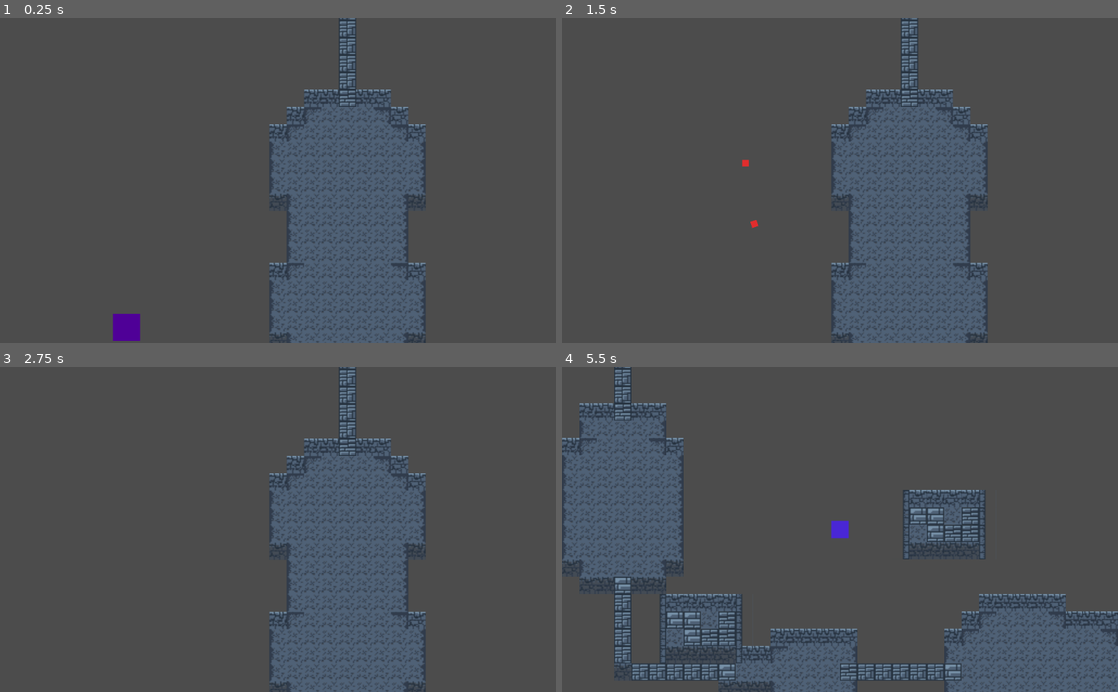
Above: before the commit, frames 1-4 (two rows, left to right).
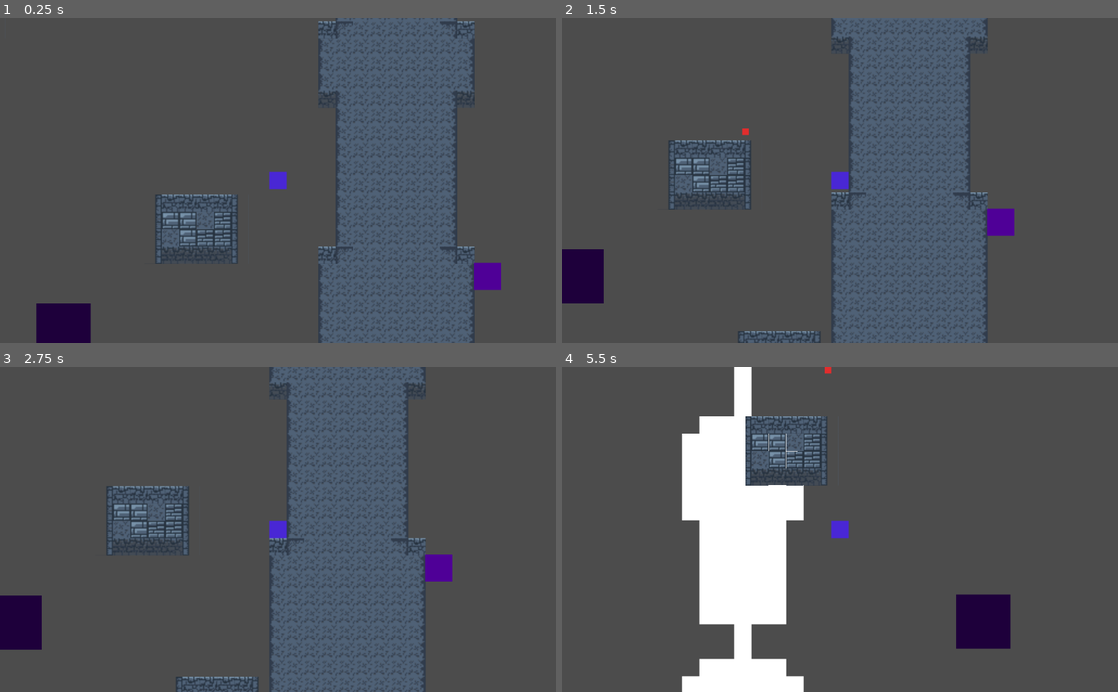
Above: after the commit, the same moments.

Repository: navett52/GMTK2020JamEntry
Game: Godot game, scene res://Main.tscn
Same seed, same stepped clock (60 frames per second), same inputs: the game is played once before the commit and once after it. The engine's default icon, where the game draws it, is replaced by a stand-in: a white triangle on a blue panel in a dark square. Sound files missing from this copy of the repository are replaced by a short silence.
Inputs (mouse positions are in pixels of both pictures, inside the frame that each line leads up to):
- Up to frame 1 (0.25 s): no input
- Up to frame 2 (1.5 s): move the mouse to (962, 164) at 0.52 s; hold D (move_right) 0.53-1.28 s; right-click (962, 164) at 0.6 s; move the mouse to (728, 196) at 1.27 s; hold S (move_down) from 1.28 s (still down); click (728, 196) at 1.35 s
- Up to frame 3 (2.75 s): move the mouse to (333, 458) at 2.02 s; release S (move_down) at 2.03 s; hold D (move_right) from 2.03 s (still down); right-click (333, 458) at 2.1 s
- Up to frame 4 (5.5 s): tap Enter at 2.75 s; move the mouse to (812, 594) at 2.77 s; release D (move_right) at 2.78 s; hold W (move_up) 2.78-3.53 s; click (812, 594) at 2.85 s; move the mouse to (1006, 578) at 3.52 s; hold A (move_left) 3.53-5.03 s; right-click (1006, 578) at 3.6 s; tap ` (reload_room) at 4.15 s; move the mouse to (673, 480) at 4.27 s; click (673, 480) at 4.35 s; move the mouse to (867, 529) at 5.02 s; hold S (move_down) from 5.03 s (still down); right-click (867, 529) at 5.1 s

The runs differ from the first frame. In frame 1, 22% of the frame differs, in the area x 6-91%, y 0-100%; in frame 2, 13%; in frame 3, 14%; in frame 4, 38%, in the area x 0-100%, y 0-100%.

Commit message:
Finishing up gun stuff.

Diff:
--- a/Hero/Ammo/IceRifleSound.gd
+++ b/Hero/Ammo/IceRifleSound.gd
@@ -10,7 +10,7 @@
 
 # Called when the node enters the scene tree for the first time.
 func _ready():
-	randomize()
+	rand.randomize()
 	if (randf() < 0.5):
 		stream = sound1
 	else:
--- a/Hero/Ammo/ShotgunNoise.gd
+++ b/Hero/Ammo/ShotgunNoise.gd
@@ -10,7 +10,7 @@
 
 # Called when the node enters the scene tree for the first time.
 func _ready():
-	randomize()
+	rand.randomize()
 	if (randf() < 0.5):
 		stream = sound1
 	else:
--- a/Hero/Ammo/WaterPistolNoise.gd
+++ b/Hero/Ammo/WaterPistolNoise.gd
@@ -10,7 +10,7 @@
 
 # Called when the node enters the scene tree for the first time.
 func _ready():
-	randomize()
+	rand.randomize()
 	if (randf() < 0.5):
 		stream = sound1
 	else:
--- a/Hero/Gun.gd
+++ b/Hero/Gun.gd
@@ -31,12 +31,12 @@
 
 
 func _ready():
+	rand.randomize()
 	bullet_type = choose_ammo()
 	instance_bullet_with_count(bullet_type)
 
 
 func _process(delta):
-	randomize()
 	# Keep the gun pointed at the mouse for aiming
 	look_at(get_global_mouse_position())
 
@@ -97,7 +97,8 @@
 	for weight in ammo_weights:
 		sum_of_weight += ammo_weights[weight]
 
-	var random = rand.randi_range(1, sum_of_weight)
+	var random = rand.randi_range(0, sum_of_weight)
+	print(random)
 
 	for weight in ammo_weights:
 		if random < ammo_weights[weight]:
--- a/Main.tscn
+++ b/Main.tscn
@@ -1,16 +1,14 @@
-[gd_scene load_steps=5 format=2]
+[gd_scene load_steps=6 format=2]
 
 [ext_resource path="res://Hero/Hero.tscn" type="PackedScene" id=1]
 [ext_resource path="res://Main.gd" type="Script" id=2]
 [ext_resource path="res://Enemies/SmallEnemy.tscn" type="PackedScene" id=3]
 [ext_resource path="res://Room/Room.tscn" type="PackedScene" id=4]
+[ext_resource path="res://Enemies/BigEnemy.tscn" type="PackedScene" id=5]
 
 [node name="Main" type="Node2D"]
 z_index = -1
 script = ExtResource( 2 )
-
-[node name="SmallEnemy" parent="." instance=ExtResource( 3 )]
-position = Vector2( 257.709, 406.041 )
 
 [node name="Hero" parent="." instance=ExtResource( 1 )]
 position = Vector2( 427, 243 )
@@ -19,6 +17,12 @@
 
 [node name="Camera2D" type="Camera2D" parent="."]
 
+[node name="SmallEnemy" parent="." instance=ExtResource( 3 )]
+position = Vector2( 587.201, 344.585 )
+
+[node name="BigEnemy" parent="." instance=ExtResource( 5 )]
+position = Vector2( 229.517, 381.735 )
+
 [editable path="Hero"]
 
 [editable path="Room"]
--- a/Projectile.gd
+++ b/Projectile.gd
@@ -13,7 +13,7 @@
 	if (collision != null):
 		if(collision.collider.has_method("take_damage")):
 			collision.collider.take_damage(40)
-			queue_free()
+		queue_free()
 
 
 # Uses the passed direction to create a proper velocity
--- a/Room/Room.gd
+++ b/Room/Room.gd
@@ -4,7 +4,7 @@
 enum room_type {
 	PHYSICS,
 	TIME,
-	SHAPE,
+#	SHAPE,
 	NORMAL
 }
 
@@ -14,7 +14,7 @@
 export (room_type) var type = room_type.NORMAL
 
 # Private variables
-var enemy_count = 0
+var enemy_count = 1
 var rooms_completed = 0
 var tile_map = TileMap
 var default_tile = 0
@@ -30,7 +30,7 @@
 
 func _ready():
 	# Randomize the seed
-	randomize()
+	rand.randomize()
 	# Make sure to grab the default time step to not lose it
 	default_time_step = Engine.time_scale
 	# Generate the first room
@@ -39,8 +39,7 @@
 
 func _process(delta):
 	# If all enemies in the room have been defeated, we'll need to trigger loading a new room
-	# if (enemy_count <= 0):
-	if (Input.is_action_just_pressed("reload_room")):
+	if (enemy_count <= 0 or Input.is_action_just_pressed("reload_room")):
 		type = rand.randi_range(0, room_type.size() - 1)
 		Engine.time_scale = default_time_step
 		match(type):
@@ -50,17 +49,30 @@
 			room_type.TIME:
 				print("Time")
 				generate_time_room()
-			room_type.SHAPE:
-				print("Shape")
-				generate_shape_room()
+#			room_type.SHAPE:
+#				print("Shape")
+#				generate_shape_room()
 			room_type.NORMAL:
 				print("Normal")
 				generate_room()
+				tile_map.modulate = Color(251, 114, 4, 255)
+
+
+func get_enemy_count():
+	for child in get_parent().get_children():
+		if child.has_method("freeze"):
+			enemy_count += 1
+			child.connect("died", self, "update_enemy_count")
+
+
+func update_enemy_count():
+	enemy_count -= 1
 
 
 func generate_physics_room():
 	# The code for adding the physics objects lies in the fill() method
 	generate_room()
+	tile_map.modulate = Color(0, 0, 0, 255)
 
 
 func generate_time_room():
@@ -70,10 +82,11 @@
 	timer.autostart = true
 	timer.connect("timeout", self, "time_behavior")
 	add_child(timer)
-
-
-func generate_shape_room():
-	generate_room()
+	tile_map.modulate = Color(10, 95, 229, 255)
+
+
+#func generate_shape_room():
+#	generate_room()
 
 
 func time_behavior():
@@ -92,6 +105,7 @@
 	outline()
 	fill(5, 5)
 	tile_map.update_bitmask_region()
+	get_enemy_count()
 
 
 # Outline the room with tiles so the player is constrained
--- a/Room/Room.tscn
+++ b/Room/Room.tscn
@@ -7,6 +7,7 @@
 script = ExtResource( 2 )
 
 [node name="TileMap" type="TileMap" parent="."]
+modulate = Color( 0.984314, 0.447059, 0.0156863, 1 )
 tile_set = ExtResource( 1 )
 cell_size = Vector2( 32, 32 )
 format = 1
